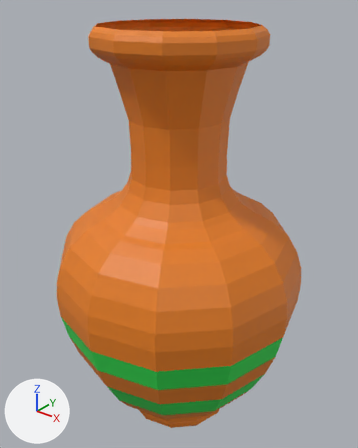
Two versions of the FBX model CtrlAltJam/Assets/3D/Props/CtrlAlt_Vase_4.fbx, one commit apart.
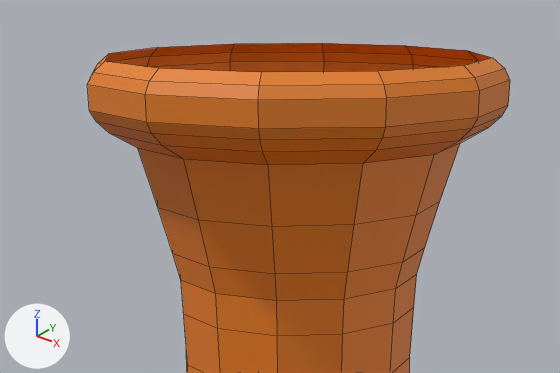
Old and new are each drawn whole from a 50 mm lens placed at (2.78, -3.58, 2.38), pointed at (-0.15, 0.08, 0.11) and again close up on the part from 14% to 81% of the width and 0% to 36% of the height. The axes (+X, +Y, +Z) are drawn at lower left. The lights are the same throughout. The close-ups show mesh edges as thin lines.
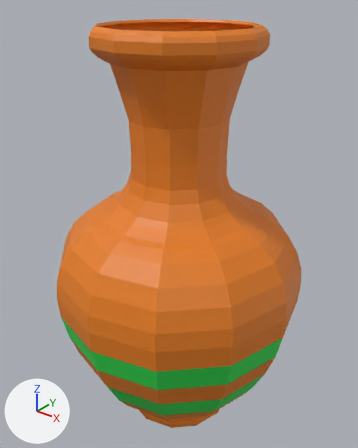
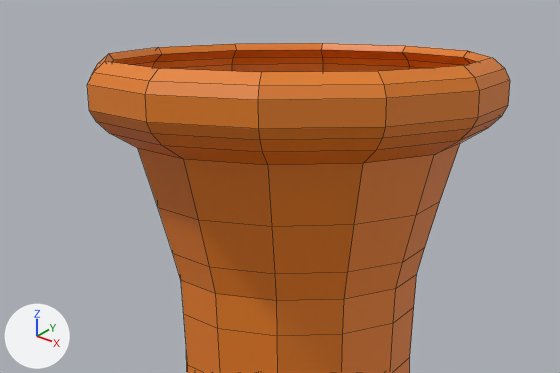
Edits to the bpy script that builds the scene:
```text
Change me_cube_001:
    used by ob_cube; location = (0.0, 0.0, 0.0)
    remove me_cube_001.from_pydata(...)  # 444 vertices, 433 faces; spans x -1.39..1.2, y -1.29..1.29, z -2.24..2.07
    add me_cube_001.from_pydata(...)  # 888 vertices, 878 faces; spans x -1.39..1.2, y -1.29..1.29, z -2.24..2.07
    me_cube_001 part 1: 444 vertices added at x -1.36..1.17, y -1.26..1.26, z -2.21..2.04
```

What differs and where, as boxes [x1, y1, x2, y2] in the close-ups (560 x 373 px):
part 1 of me_cube_001, added (brown): after [105, 43, 492, 72]
